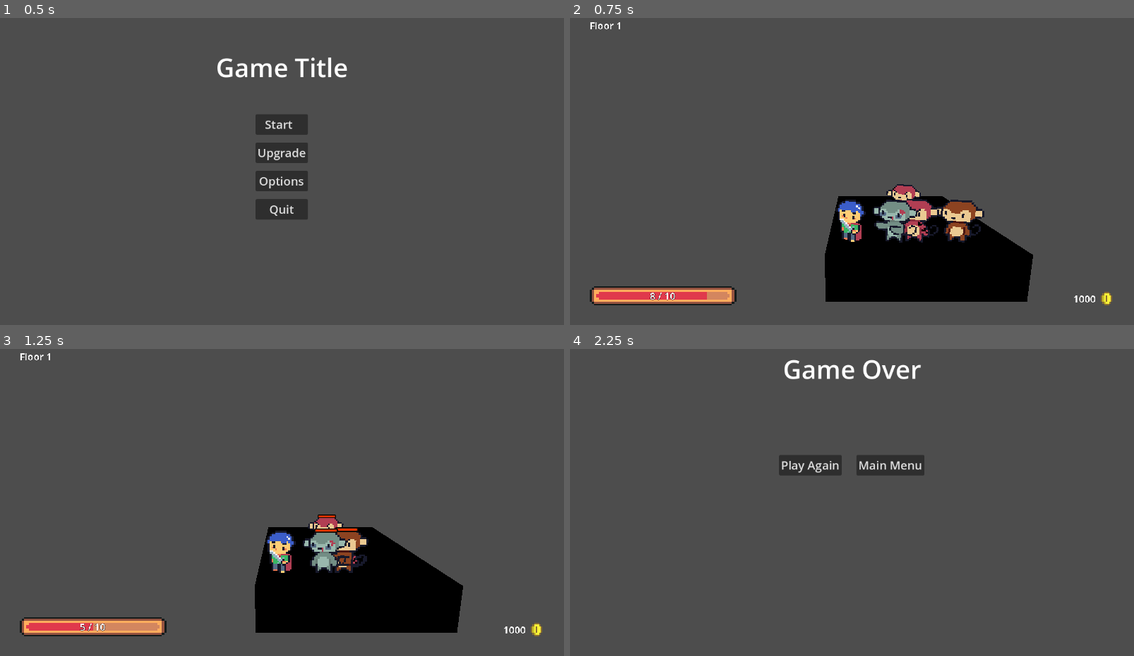
Above: before the commit, frames 1-4 (two rows, left to right).
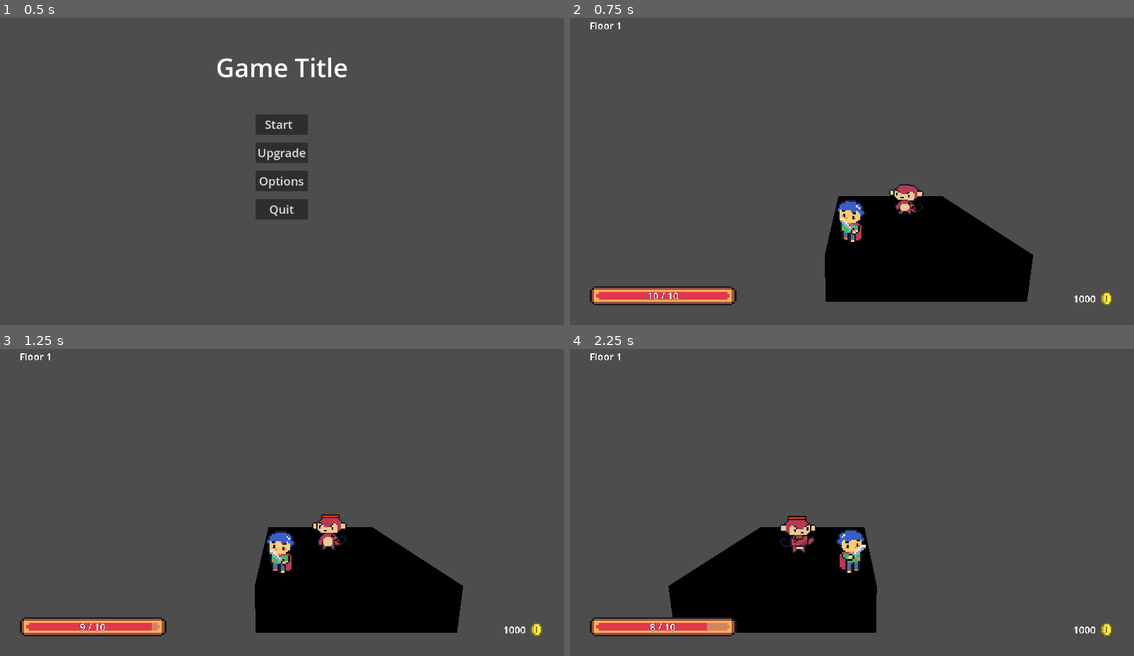
Above: after the commit, the same moments.

Repository: ArtMuchimuchi/FinalProject
Game: Godot game, scene res://user_interface/menu/main_menu/main_menu.tscn
Same seed, same stepped clock (60 frames per second), same inputs: the game is played once before the commit and once after it. The project has no main scene, so this scene is started directly. The engine's default icon, where the game draws it, is replaced by a stand-in: a white triangle on a blue panel in a dark square. Sound files missing from this copy of the repository are replaced by a short silence.
Inputs (mouse positions are in pixels of both pictures, inside the frame that each line leads up to):
- Up to frame 1 (0.5 s): no input
- Up to frame 2 (0.75 s): click "Start" at 0.5 s
- Up to frame 3 (1.25 s): no input
- Up to frame 4 (2.25 s): move the mouse to (976, 481) at 1.27 s; hold Right (move_right) 1.28-2.03 s; tap Shift (dash) at 1.35 s; click (976, 481) at 1.42 s; move the mouse to (739, 514) at 2.02 s; hold Down (move_back) from 2.03 s (still down); tap Z (melee_attack) at 2.1 s

Frame 1 is identical in both runs. In frame 2, 2.2% of the frame differs, in the area x 13-74%, y 54-92%; in frame 3, 1.6%; in frame 4, 14%, in the area x 3-97%, y 1-94%.

Commit message:
adjust_ai_enemies
- add navigation
- change logic chasing player
- add NavigationAgent3D to all enemies

Diff:
--- a/entities/enemies/enemy.gd
+++ b/entities/enemies/enemy.gd
@@ -7,6 +7,7 @@
 @onready var animationPlayer = get_node("AnimationPlayer")
 @onready var hitboxAttack : Array[Node] = [get_node("HitBoxMeleeAttack"),get_node("HitBoxRangeAttack")]
 @onready var audioStreamPlayer = get_node("AudioStreamPlayer")
+@onready var nav : NavigationAgent3D = $NavigationAgent3D
 
 @onready var animationManager = AnimationManager.new()
 var HP : HealthPoint
@@ -51,7 +52,7 @@
 	else:
 		#set to moving State
 		movement.setState(EntityState.moving)
-	movement.enemyMovement(delta, player)
+	movement.enemyMovement(delta, player, nav)
 	#attack
 	if(movementState == EntityState.attacking):
 		attackCooldown(delta)
--- a/entities/enemies/enemy.tscn
+++ b/entities/enemies/enemy.tscn
@@ -190,3 +190,5 @@
 
 [node name="HitBoxAttack" type="CollisionShape3D" parent="HitBoxRangeAttack"]
 shape = SubResource("CylinderShape3D_5xl2f")
+
+[node name="NavigationAgent3D" type="NavigationAgent3D" parent="."]
--- a/entities/enemies/fly_monkey/fly_monkey.tscn
+++ b/entities/enemies/fly_monkey/fly_monkey.tscn
@@ -263,3 +263,5 @@
 texture = SubResource("ViewportTexture_8boki")
 
 [node name="AudioStreamPlayer" type="AudioStreamPlayer" parent="."]
+
+[node name="NavigationAgent3D" type="NavigationAgent3D" parent="."]
--- a/entities/enemies/general_monkey/general_monkey.tscn
+++ b/entities/enemies/general_monkey/general_monkey.tscn
@@ -257,3 +257,5 @@
 texture = SubResource("ViewportTexture_qoq6t")
 
 [node name="AudioStreamPlayer" type="AudioStreamPlayer" parent="."]
+
+[node name="NavigationAgent3D" type="NavigationAgent3D" parent="."]
--- a/entities/enemies/muscle_monkey/muscle_monkey.tscn
+++ b/entities/enemies/muscle_monkey/muscle_monkey.tscn
@@ -121,62 +121,6 @@
 tracks/1/loop_wrap = true
 tracks/1/keys = {
 "times": PackedFloat32Array(0, 0.2),
-"transitions": PackedFloat32Array(1, 1),
-"update": 1,
-"values": [0, 1]
-}
-
-[sub_resource type="Animation" id="Animation_6tqfe"]
-length = 0.001
-tracks/0/type = "value"
-tracks/0/imported = false
-tracks/0/enabled = true
-tracks/0/path = NodePath("AnimatedSprite3D:frame")
-tracks/0/interp = 1
-tracks/0/loop_wrap = true
-tracks/0/keys = {
-"times": PackedFloat32Array(0),
-"transitions": PackedFloat32Array(1),
-"update": 1,
-"values": [1]
-}
-tracks/1/type = "value"
-tracks/1/imported = false
-tracks/1/enabled = true
-tracks/1/path = NodePath("AnimatedSprite3D:animation")
-tracks/1/interp = 1
-tracks/1/loop_wrap = true
-tracks/1/keys = {
-"times": PackedFloat32Array(0),
-"transitions": PackedFloat32Array(1),
-"update": 1,
-"values": [&"Run"]
-}
-
-[sub_resource type="Animation" id="Animation_7ungr"]
-resource_name = "Run"
-length = 0.6
-loop_mode = 1
-tracks/0/type = "value"
-tracks/0/imported = false
-tracks/0/enabled = true
-tracks/0/path = NodePath("AnimatedSprite3D:animation")
-tracks/0/interp = 1
-tracks/0/loop_wrap = true
-tracks/0/keys = {
-"times": PackedFloat32Array(0, 0.8),
-"transitions": PackedFloat32Array(1, 1),
-"update": 1,
-"values": [&"Run", &"Run"]
-}
-tracks/1/type = "value"
-tracks/1/imported = false
-tracks/1/enabled = true
-tracks/1/path = NodePath("AnimatedSprite3D:frame")
-tracks/1/interp = 1
-tracks/1/loop_wrap = true
-tracks/1/keys = {
-"times": PackedFloat32Array(0, 0.3),
 "transitions": PackedFloat32Array(1, 1),
 "update": 1,
 "values": [0, 1]
@@ -226,6 +170,62 @@
 }
 tracks/2/use_blend = true
 
+[sub_resource type="Animation" id="Animation_6tqfe"]
+length = 0.001
+tracks/0/type = "value"
+tracks/0/imported = false
+tracks/0/enabled = true
+tracks/0/path = NodePath("AnimatedSprite3D:frame")
+tracks/0/interp = 1
+tracks/0/loop_wrap = true
+tracks/0/keys = {
+"times": PackedFloat32Array(0),
+"transitions": PackedFloat32Array(1),
+"update": 1,
+"values": [1]
+}
+tracks/1/type = "value"
+tracks/1/imported = false
+tracks/1/enabled = true
+tracks/1/path = NodePath("AnimatedSprite3D:animation")
+tracks/1/interp = 1
+tracks/1/loop_wrap = true
+tracks/1/keys = {
+"times": PackedFloat32Array(0),
+"transitions": PackedFloat32Array(1),
+"update": 1,
+"values": [&"Run"]
+}
+
+[sub_resource type="Animation" id="Animation_7ungr"]
+resource_name = "Run"
+length = 0.6
+loop_mode = 1
+tracks/0/type = "value"
+tracks/0/imported = false
+tracks/0/enabled = true
+tracks/0/path = NodePath("AnimatedSprite3D:animation")
+tracks/0/interp = 1
+tracks/0/loop_wrap = true
+tracks/0/keys = {
+"times": PackedFloat32Array(0, 0.8),
+"transitions": PackedFloat32Array(1, 1),
+"update": 1,
+"values": [&"Run", &"Run"]
+}
+tracks/1/type = "value"
+tracks/1/imported = false
+tracks/1/enabled = true
+tracks/1/path = NodePath("AnimatedSprite3D:frame")
+tracks/1/interp = 1
+tracks/1/loop_wrap = true
+tracks/1/keys = {
+"times": PackedFloat32Array(0, 0.3),
+"transitions": PackedFloat32Array(1, 1),
+"update": 1,
+"values": [0, 1]
+}
+
 [sub_resource type="AnimationLibrary" id="AnimationLibrary_anjfr"]
 _data = {
 "Idle": SubResource("Animation_fpy7u"),
@@ -253,6 +253,7 @@
 texture_filter = 0
 sprite_frames = SubResource("SpriteFrames_bk7w8")
 animation = &"Run"
+frame = 1
 
 [node name="AnimationPlayer" type="AnimationPlayer" parent="."]
 libraries = {
@@ -272,3 +273,5 @@
 texture = SubResource("ViewportTexture_gydbs")
 
 [node name="AudioStreamPlayer" type="AudioStreamPlayer" parent="."]
+
+[node name="NavigationAgent3D" type="NavigationAgent3D" parent="."]
--- a/entities/enemies/zombie_monkey/zombie_monkey.tscn
+++ b/entities/enemies/zombie_monkey/zombie_monkey.tscn
@@ -107,62 +107,6 @@
 tracks/1/loop_wrap = true
 tracks/1/keys = {
 "times": PackedFloat32Array(0, 0.2),
-"transitions": PackedFloat32Array(1, 1),
-"update": 1,
-"values": [0, 1]
-}
-
-[sub_resource type="Animation" id="Animation_6tqfe"]
-length = 0.001
-tracks/0/type = "value"
-tracks/0/imported = false
-tracks/0/enabled = true
-tracks/0/path = NodePath("AnimatedSprite3D:frame")
-tracks/0/interp = 1
-tracks/0/loop_wrap = true
-tracks/0/keys = {
-"times": PackedFloat32Array(0),
-"transitions": PackedFloat32Array(1),
-"update": 1,
-"values": [1]
-}
-tracks/1/type = "value"
-tracks/1/imported = false
-tracks/1/enabled = true
-tracks/1/path = NodePath("AnimatedSprite3D:animation")
-tracks/1/interp = 1
-tracks/1/loop_wrap = true
-tracks/1/keys = {
-"times": PackedFloat32Array(0),
-"transitions": PackedFloat32Array(1),
-"update": 1,
-"values": [&"Run"]
-}
-
-[sub_resource type="Animation" id="Animation_7ungr"]
-resource_name = "Run"
-length = 0.6
-loop_mode = 1
-tracks/0/type = "value"
-tracks/0/imported = false
-tracks/0/enabled = true
-tracks/0/path = NodePath("AnimatedSprite3D:animation")
-tracks/0/interp = 1
-tracks/0/loop_wrap = true
-tracks/0/keys = {
-"times": PackedFloat32Array(0, 0.8),
-"transitions": PackedFloat32Array(1, 1),
-"update": 1,
-"values": [&"Run", &"Run"]
-}
-tracks/1/type = "value"
-tracks/1/imported = false
-tracks/1/enabled = true
-tracks/1/path = NodePath("AnimatedSprite3D:frame")
-tracks/1/interp = 1
-tracks/1/loop_wrap = true
-tracks/1/keys = {
-"times": PackedFloat32Array(0, 0.3),
 "transitions": PackedFloat32Array(1, 1),
 "update": 1,
 "values": [0, 1]
@@ -211,6 +155,62 @@
 }
 tracks/2/use_blend = true
 
+[sub_resource type="Animation" id="Animation_6tqfe"]
+length = 0.001
+tracks/0/type = "value"
+tracks/0/imported = false
+tracks/0/enabled = true
+tracks/0/path = NodePath("AnimatedSprite3D:frame")
+tracks/0/interp = 1
+tracks/0/loop_wrap = true
+tracks/0/keys = {
+"times": PackedFloat32Array(0),
+"transitions": PackedFloat32Array(1),
+"update": 1,
+"values": [1]
+}
+tracks/1/type = "value"
+tracks/1/imported = false
+tracks/1/enabled = true
+tracks/1/path = NodePath("AnimatedSprite3D:animation")
+tracks/1/interp = 1
+tracks/1/loop_wrap = true
+tracks/1/keys = {
+"times": PackedFloat32Array(0),
+"transitions": PackedFloat32Array(1),
+"update": 1,
+"values": [&"Run"]
+}
+
+[sub_resource type="Animation" id="Animation_7ungr"]
+resource_name = "Run"
+length = 0.6
+loop_mode = 1
+tracks/0/type = "value"
+tracks/0/imported = false
+tracks/0/enabled = true
+tracks/0/path = NodePath("AnimatedSprite3D:animation")
+tracks/0/interp = 1
+tracks/0/loop_wrap = true
+tracks/0/keys = {
+"times": PackedFloat32Array(0, 0.8),
+"transitions": PackedFloat32Array(1, 1),
+"update": 1,
+"values": [&"Run", &"Run"]
+}
+tracks/1/type = "value"
+tracks/1/imported = false
+tracks/1/enabled = true
+tracks/1/path = NodePath("AnimatedSprite3D:frame")
+tracks/1/interp = 1
+tracks/1/loop_wrap = true
+tracks/1/keys = {
+"times": PackedFloat32Array(0, 0.3),
+"transitions": PackedFloat32Array(1, 1),
+"update": 1,
+"values": [0, 1]
+}
+
 [sub_resource type="AnimationLibrary" id="AnimationLibrary_anjfr"]
 _data = {
 "Idle": SubResource("Animation_fpy7u"),
@@ -238,6 +238,7 @@
 texture_filter = 0
 sprite_frames = SubResource("SpriteFrames_bk7w8")
 animation = &"Run"
+frame = 1
 
 [node name="AnimationPlayer" type="AnimationPlayer" parent="."]
 libraries = {
@@ -257,3 +258,5 @@
 texture = SubResource("ViewportTexture_tulhh")
 
 [node name="AudioStreamPlayer" type="AudioStreamPlayer" parent="."]
+
+[node name="NavigationAgent3D" type="NavigationAgent3D" parent="."]
--- a/entities/movement_handler.gd
+++ b/entities/movement_handler.gd
@@ -104,11 +104,13 @@
 		ownerNode.movementState = newState
 
 #move pattern for enemy
-func enemyMovement(delta: float, player: Entity):
+func enemyMovement(delta: float, player: Entity, nav: NavigationAgent3D):
 	#move normally
 	if(ownerNode.movementState == EntityState.moving):
 		#calculate direction for chasing player
-		getDirection(player.position)
+		nav.target_position = player.position
+		ownerNode.direction = (nav.get_next_path_position() - ownerNode.position).normalized()
+		#getDirection(player.position)
 		#Update last direction of player facing
 		updateLastDirection()
 		#move
--- a/mock_room/mock_room.gd
+++ b/mock_room/mock_room.gd
@@ -1,6 +1,6 @@
 extends Node3D
 
-@onready var thisNode = get_node(".")
+@onready var thisNode = get_node("NavigationRegion3D")
 @onready var meshLib = load("res://texture/real.tres")
 @onready var pauseMenu = %PauseMenu
 @onready var enemiesNode = $Enemies
@@ -24,7 +24,7 @@
 	generateMap()
 	spawnPlayer()
 	player.connect("playerDeath",gameOver)
-	spawnEnemies(4)
+	spawnEnemies(1)
 	BackgroundMusicManager.playfightBGM()
 
 # Called every frame. 'delta' is the elapsed time since the previous frame.
@@ -35,6 +35,8 @@
 #generate map
 func generateMap():
 	mapGenerator.getMap()
+	#prepare for navigation
+	thisNode.bake_navigation_mesh()
 
 #change player position to spawn point
 func spawnPlayer():
--- a/mock_room/mock_room.tscn
+++ b/mock_room/mock_room.tscn
@@ -1,9 +1,11 @@
-[gd_scene load_steps=5 format=3 uid="uid://nnakytfd1jpb"]
+[gd_scene load_steps=6 format=3 uid="uid://nnakytfd1jpb"]
 
 [ext_resource type="Script" path="res://mock_room/mock_room.gd" id="1_g2wsx"]
 [ext_resource type="PackedScene" uid="uid://58jmk2r1l0p1" path="res://player.tscn" id="2_o0vmi"]
 [ext_resource type="PackedScene" uid="uid://c1hjkl4y3abls" path="res://user_interface/hud/hud.tscn" id="5_5oesg"]
 [ext_resource type="PackedScene" uid="uid://ceaqepbc5e307" path="res://user_interface/menu/pause_menu/pause_menu.tscn" id="5_kypvy"]
+
+[sub_resource type="NavigationMesh" id="NavigationMesh_cb00l"]
 
 [node name="MockRoom" type="Node3D"]
 script = ExtResource("1_g2wsx")
@@ -21,3 +23,6 @@
 unique_name_in_owner = true
 process_mode = 2
 visible = false
+
+[node name="NavigationRegion3D" type="NavigationRegion3D" parent="."]
+navigation_mesh = SubResource("NavigationMesh_cb00l")
